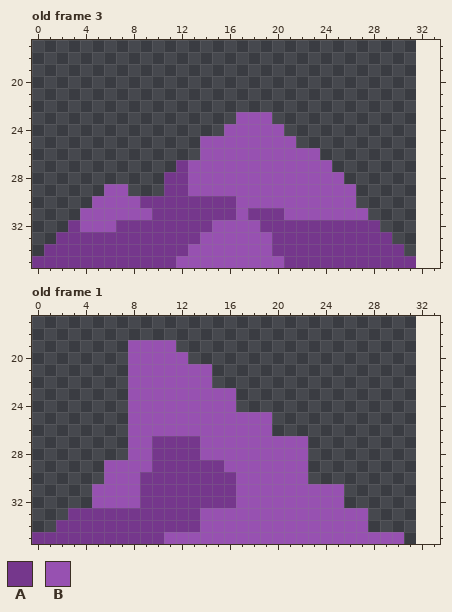
Two states of a pixel-art file, graphics/source/environment/rocks.aseprite. The first picture shows the starting point.
32x32 pixels, 5 frames. Shown: old frame 3: x 0..33, y 17..35; old frame 1: x 0..33, y 17..35. The old version is drawn lined up with the new one, on the new canvas. The commit also changed other frames, which this record leaves out.
Palette (. is transparent): A #75378c  B #9751b1
Pixels before, old frame 3, first column x 0:
23 .................BBB............
24 ................BBBBB...........
25 ..............BBBBBBBB..........
26 ..............BBBBBBBBBB........
27 ............ABBBBBBBBBBBB.......
28 ...........AABBBBBBBBBBBBB......
29 ......BB...AABBBBBBBBBBBBBB.....
30 .....BBBBAAAAAAAABBBBBBBBBB.....
31 ....BBBBBBAAAAAAABAAABBBBBBB....
32 ...ABBBAAAAAAAABBBBAAAAAAAAAA...
33 ..AAAAAAAAAAAABBBBBBAAAAAAAAAA..
34 .AAAAAAAAAAAABBBBBBBAAAAAAAAAAA.
35 AAAAAAAAAAAABBBBBBBBBAAAAAAAAAAA
Pixels before, old frame 1, first column x 0:
19 ........BBBB...................
20 ........BBBBB..................
21 ........BBBBBBB................
22 ........BBBBBBB................
23 ........BBBBBBBBB..............
24 ........BBBBBBBBB..............
25 ........BBBBBBBBBBBB...........
26 ........BBBBBBBBBBBB...........
27 ........BBAAAABBBBBBBBB........
28 ........BBAAAABBBBBBBBB........
29 ......BBBBAAAAAABBBBBBB........
30 ......BBBAAAAAAAABBBBBB........
31 .....BBBBAAAAAAAABBBBBBBBB.....
32 .....BBBBAAAAAAAABBBBBBBBB.....
33 ...AAAAAAAAAAABBBBBBBBBBBBBB...
34 ..AAAAAAAAAAAABBBBBBBBBBBBBB...
35 AAAAAAAAAAABBBBBBBBBBBBBBBBBBBB
After:
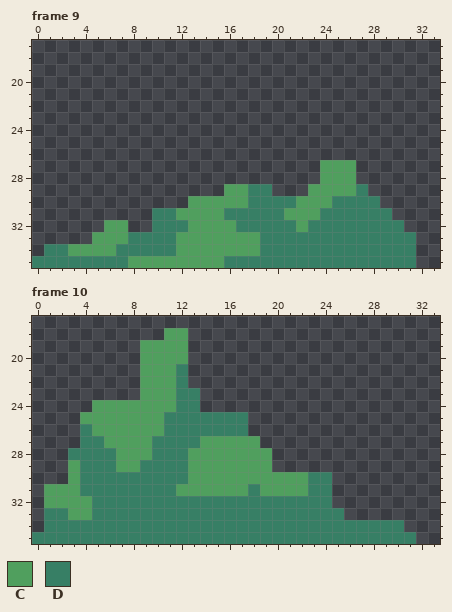
Colours new in this view: C #509f5e  D #377f65
A new or re-ordered frame is compared with the old frame closest to it.
Diff:
canvas 32x32 -> 72x36, the old top-left corner now at 0,4
frames 5 -> 12
Changed rows in their new state; - is an unchanged pixel.
Frame 9 is new; against old frame 3:
first column x 0:
23 -----------------...------------
24 ----------------.....-----------
25 --------------........----------
26 --------------..........--------
27 ------------............CCC-----
28 -----------.............CCC-----
29 ------..---.....CCDD...CCCCD----
30 -----........CCCCCDDDDCCCDDDD---
31 ----......DDCCCCDDDDDCCCDDDDDD--
32 ---...CC..DDDCCCCDDDDDCDDDDDDDD-
33 --...CCCDDDDCCCCCCCDDDDDDDDDDDDD
34 -DDCCCCDDDDDCCCCCCCDDDDDDDDDDDDD
35 DDDDDDDDCCCCCCCCDDDDDDDDDDDDDDDD
Frame 10 is new; against old frame 1:
first column x 0:
18 -----------CC-------------------
19 --------.CCCC-------------------
20 --------.CCCC-------------------
21 --------.CCCD..-----------------
22 --------.CCCD..-----------------
23 --------.CCCDD...---------------
24 -----CCCCCCCDD...---------------
25 ----CCCCCCCDDDDDDD..------------
26 ----DCCCCCCDDDDDDD..------------
27 ----DDCCCCDDDDCCCCC....---------
28 ---DDDDCCCDDDCCCCCCC...---------
29 ---CDDDCCDDDDCCCCCCC...---------
30 ---CDDDDDDDDDCCCCCCCCCCDD-------
31 -CCCDDDDDDDDCCCCCCDCCCCDD.------
32 -CCCCDDDDDDDDDDDDDDDDDDDD.------
33 -DDCCDDDDDDDDDDDDDDDDDDDDD..----
34 -DDDDDDDDDDDDDDDDDDDDDDDDDDDDDD-
35 DDDDDDDDDDDDDDDDDDDDDDDDDDDDDDDD
Changed places in both pictures, as pixel boxes (x1, y1, x2, y2):
changed: (32, 112, 416, 268)
changed: (32, 328, 416, 544)
